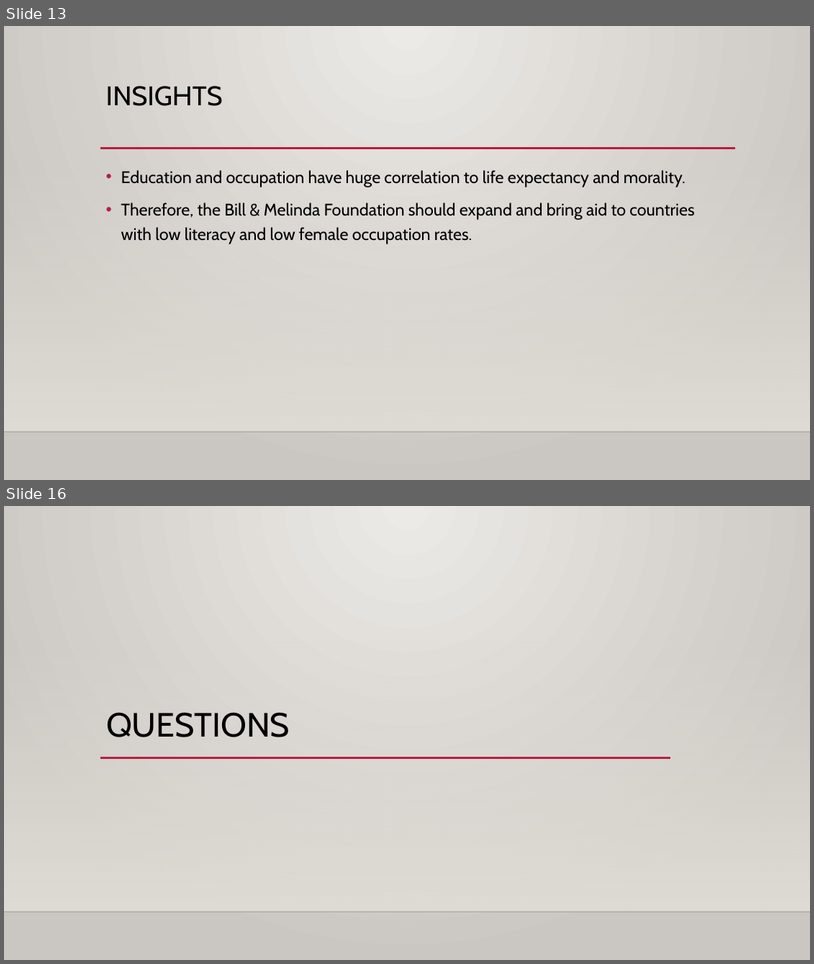
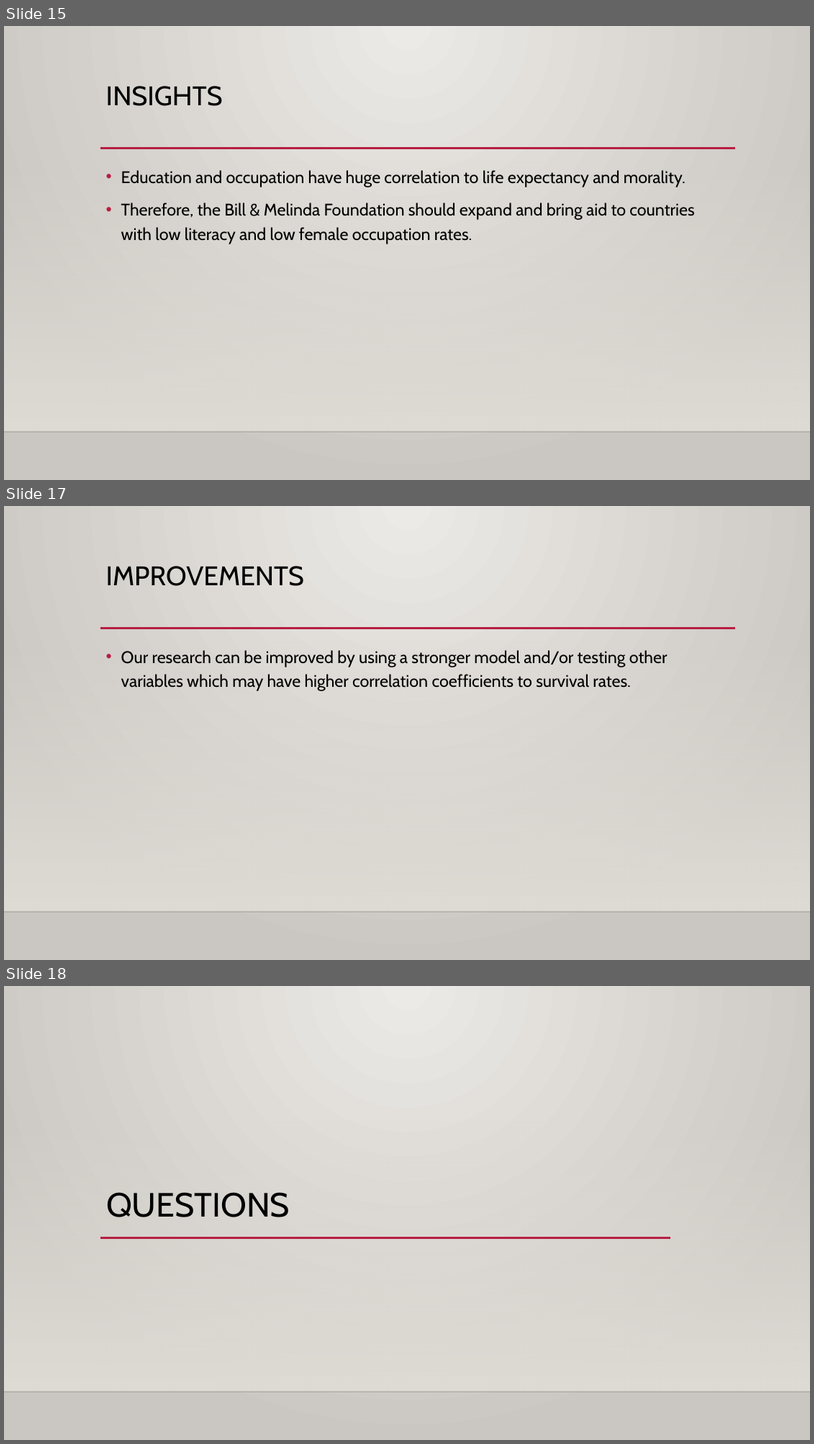
Before and after one commit to daveknockwin/MSDS6306-CS2, a slide deck: Save The Children.pptx. Shown one above the other, each under a label of ours: slides 13 and 16 before the commit, slides 15, 17 and 18 after it; the slides between them are not shown. The pictures are 814x964 and 814x1444 pixels, drawn with LibreOffice and Linux fonts; fonts in the diff are those of the drawing; background and template pictures are left out. Boxes give left, top, right and bottom in pixels: in the first picture for what was removed or moved away, otherwise in the second. Text is boxed around its words. In the diff, an @@ line names an element or a change of style, - is before the commit and + after.

```diff
--- a/Save The Children.pptx
+++ b/Save The Children.pptx
@@ slide 17 added at bbox=[4, 506, 810, 960], background gradient #ECEAE7 to #CAC7C1; not listed: 3 template elements that a slide beside it also shows @@
@@ title added at bbox=[106, 566, 304, 586], 32 pt, text #000000 @@
+IMPROVEMENTS
@@ text added at bbox=[121, 650, 668, 691], 20 pt, text #000000 @@
+• Our research can be improved by using a stronger model and/or testing other variables which may have higher correlation coefficients to survival rates.
@@ what was slide 13 is now slide 15 @@
@@ what was slide 16 is now slide 18 @@
```
Also in this commit, not shown: 4 slides changed, 2 other slides added, 1 slide removed.
